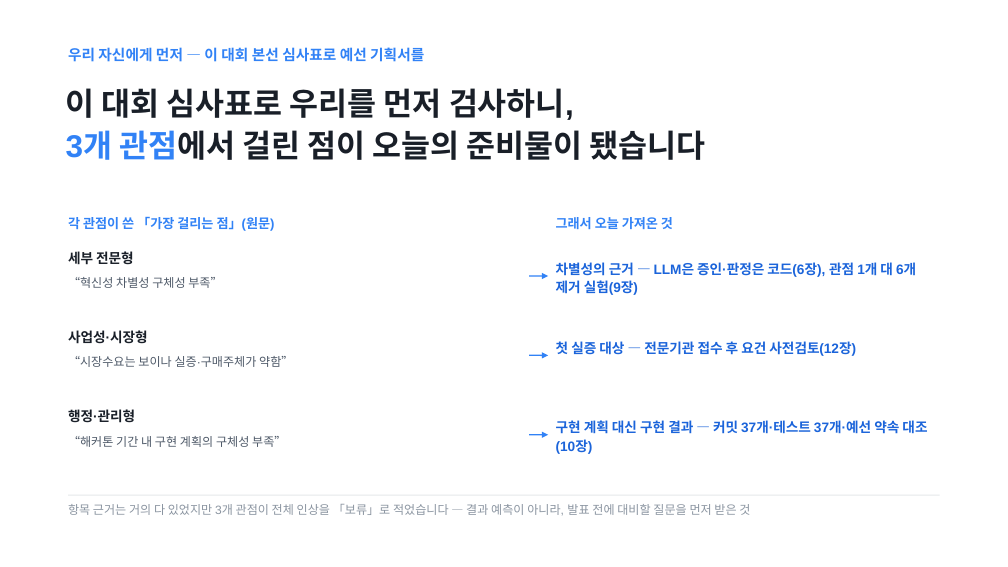
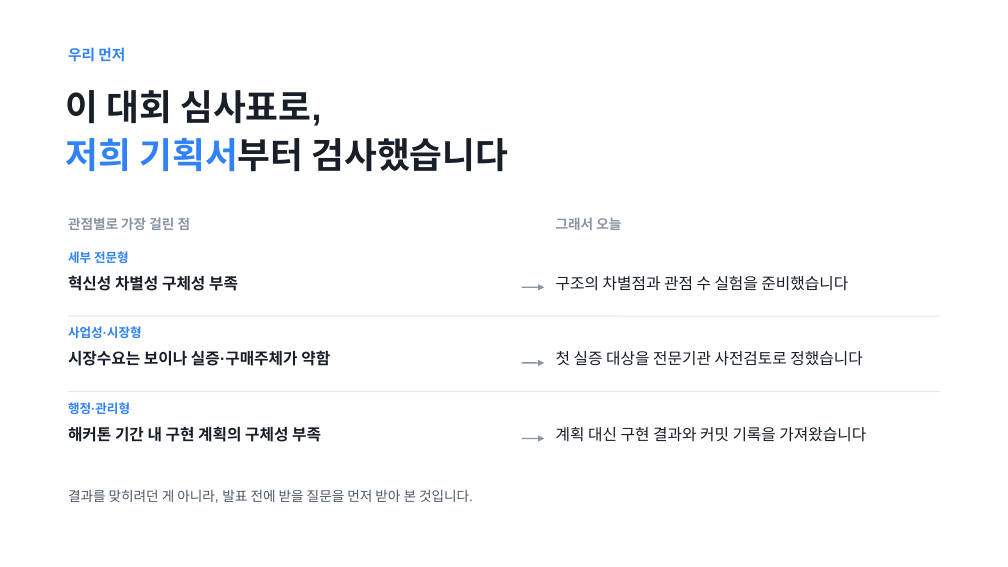
Before and after one commit to Ryugi62/rfp-to-fit, a slide deck: slide 10 of deliver/deck/RFP-to-Fit_루미아.pptx (slide 11 before the commit). Drawn at 1008x567 pixels with LibreOffice and Linux fonts; fonts in the diff are those of the drawing. Boxes give left, top, right and bottom in pixels: in the first picture for what was removed or moved away, otherwise in the second. Text is boxed around its words. In the diff, an @@ line names an element or a change of style, - is before the commit and + after.

```diff
--- a/deliver/deck/RFP-to-Fit_루미아.pptx
+++ b/deliver/deck/RFP-to-Fit_루미아.pptx
@@ text at box(68, 47, 125, 62): text changed @@
-우리 자신에게 먼저 — 이 대회 본선 심사표로 예선 기획서를
+우리 먼저
@@ text at box(66, 90, 509, 172): text changed; size 30 to 34 pt @@
-이 대회 심사표로 우리를 먼저 검사하니,
-3개 관점에서 걸린 점이 오늘의 준비물이 됐습니다
+이 대회 심사표로,
+저희 기획서부터 검사했습니다
@@ text at box(68, 217, 191, 230): text changed; size 12.5 to 13 pt; text colour #3182F6 to #8B95A1 @@
-각 관점이 쓴 「가장 걸리는 점」(원문)
+관점별로 가장 걸린 점
@@ text at box(556, 217, 621, 230): text changed; size 12.5 to 13 pt; text colour #3182F6 to #8B95A1 @@
-그래서 오늘 가져온 것
+그래서 오늘
@@ text at box(68, 275, 238, 291): text changed; size 11.5 to 15 pt; text colour #4E5968 to #191F28; bold on @@
-“혁신성 차별성 구체성 부족”
+혁신성 차별성 구체성 부족
@@ arrow moved from (529, 276) - (548, 276) to (522, 287) - (544, 287) @@
@@ arrow (522, 287) - (544, 287): stroke #3182F6 1.25 pt to #8B95A1 1.25 pt @@
@@ text at box(556, 276, 848, 291): text changed; size 13 to 15 pt; text colour #1B64DA to #191F28; bold off @@
-차별성의 근거 — LLM은 증인·판정은 코드(6장), 관점 1개 대 6개 제거 실험(9장)
+구조의 차별점과 관점 수 실험을 준비했습니다
@@ line added from (68, 316) to (940, 316), #E5E8EB 1 pt @@
@@ text at box(68, 350, 330, 366): text changed; size 11.5 to 15 pt; text colour #4E5968 to #191F28; bold on @@
-“시장수요는 보이나 실증·구매주체가 약함”
+시장수요는 보이나 실증·구매주체가 약함
@@ text at box(556, 351, 862, 366): text changed; size 13 to 15 pt; text colour #1B64DA to #191F28; bold off @@
-첫 실증 대상 — 전문기관 접수 후 요건 사전검토(12장)
+첫 실증 대상을 전문기관 사전검토로 정했습니다
@@ arrow moved from (529, 355) - (548, 355) to (522, 363) - (544, 363) @@
@@ arrow (522, 363) - (544, 363): stroke #3182F6 1.25 pt to #8B95A1 1.25 pt @@
@@ size 13 to 12 pt, text colour #191F28 to #3182F6 in 3 elements at box(68, 251, 129, 263), box(68, 326, 142, 338), box(68, 402, 130, 414) @@
@@ text "행정·관리형": place and size @@
-text "행정·관리형" at box(68, 409, 135, 423)
+text "행정·관리형" at box(68, 402, 130, 414)
@@ line moved from (68, 495) - (940, 495) to (68, 392) - (940, 392) @@
@@ text at box(68, 426, 321, 442): text changed; size 11.5 to 15 pt; text colour #4E5968 to #191F28; bold on @@
-“해커톤 기간 내 구현 계획의 구체성 부족”
+해커톤 기간 내 구현 계획의 구체성 부족
@@ arrow moved from (529, 435) - (548, 435) to (522, 439) - (544, 439) @@
@@ arrow (522, 439) - (544, 439): stroke #3182F6 1.25 pt to #8B95A1 1.25 pt @@
@@ text at box(556, 427, 866, 442): text changed; size 13 to 15 pt; text colour #1B64DA to #191F28; bold off @@
-구현 계획 대신 구현 결과 — 커밋 37개·테스트 37개·예선 약속 대조(10장)
+계획 대신 구현 결과와 커밋 기록을 가져왔습니다
@@ text at box(68, 489, 473, 503): text changed; size 11.5 to 13 pt; text colour #8B95A1 to #4E5968 @@
-항목 근거는 거의 다 있었지만 3개 관점이 전체 인상을 「보류」로 적었습니다 — 결과 예측이 아니라, 발표 전에 대비할 질문을 먼저 받은 것
+결과를 맞히려던 게 아니라, 발표 전에 받을 질문을 먼저 받아 본 것입니다.
```
Also in this commit, not shown: 11 other slides changed, 1 slide added, 1 slide removed, 23 other files.
